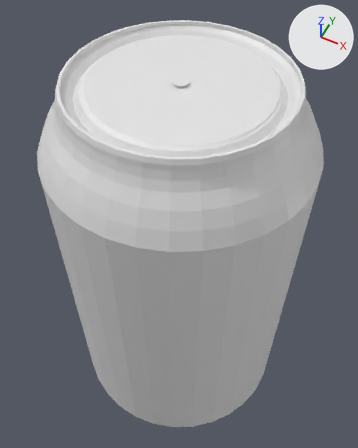
A saved change to the Blender file Can.blend.
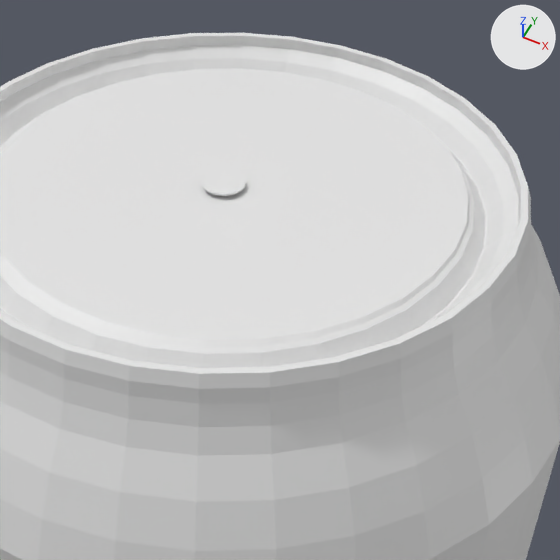
Each version is shown whole from a 50 mm camera at (1.6, -3.23, 7.08) aimed at (-0.11, 0.19, 2.8), then close up on the part from 25% to 89% of the width and 2% to 53% of the height. The lights are fixed; the arrows at upper right show +X, +Y and +Z.

Objects in the first close-up: 'CanBody_low', 'Stick_low'.
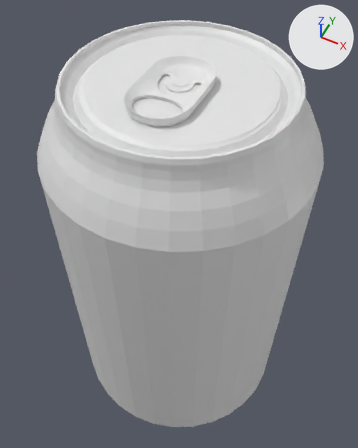
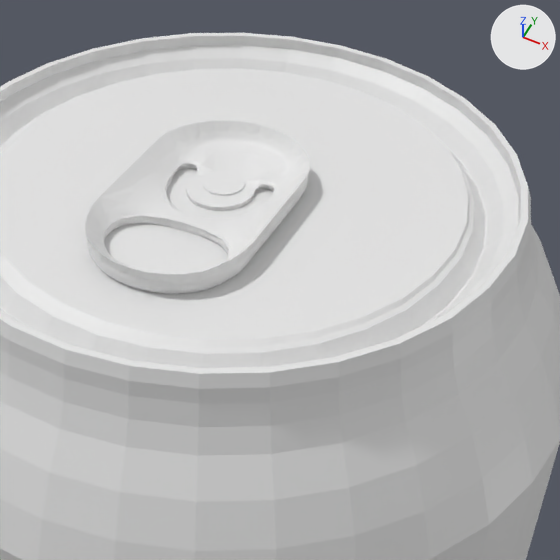
Commit message: Started retopology of can opener.

Changed parts and their boxes [x1, y1, x2, y2] in the close-ups (560 x 560 px):
'CanOpener_low', added
    after: [85, 121, 310, 293]
'CanOpener_high', shown
    after: [88, 130, 308, 294]

Diff of the bpy script that builds the scene:
```diff
--- a/Can.blend.py
+++ b/Can.blend.py
@@ me_circle_002 @@
+me_circle_002.from_pydata(...)  # 177 vertices, 178 faces; spans x 0.0..0.275, y -0.634..0.286, z -0.017..0.078
+me_circle_002.materials.append(mat_material)  # white #e7e7e7
@@ ob_canopener_high @@
 _m = ob_canopener_high.modifiers.new('Subdivision', 'SUBSURF')
 _m.levels = 3
-ob_canopener_high.hide_set(True)
@@ ob_canopener_low @@
+ob_canopener_low = bpy.data.objects.new('CanOpener_low', me_circle_002)
+ob_canopener_low.location = (0.0, 0.0, 4.799)
+_m = ob_canopener_low.modifiers.new('Mirror', 'MIRROR')
+_m.use_clip = True
```
